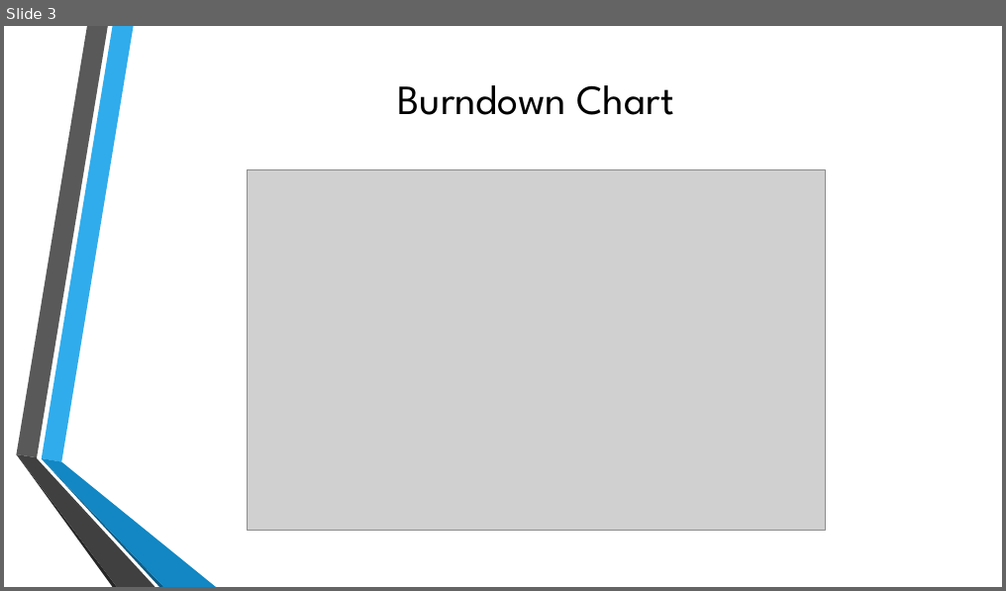
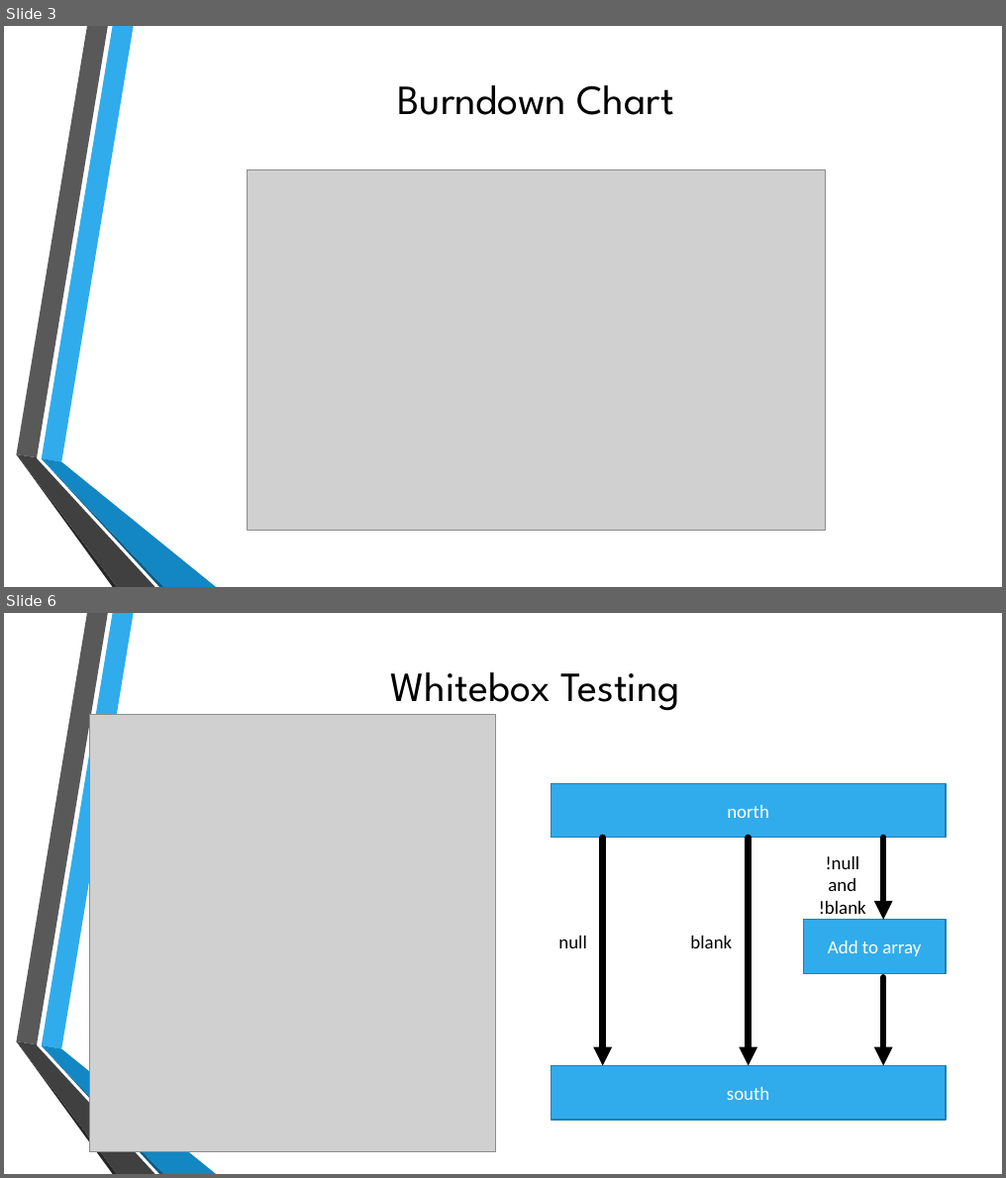
Before and after one commit to CS360-Team4/SumFunGame, a slide deck: Sprint 3/Sprint3Presentation.pptx. Shown one above the other, each under a label of ours: slide 3 before the commit, slides 3 and 6 after it; the slides between them are not shown. The pictures are 1006x591 and 1006x1178 pixels, drawn with LibreOffice and Linux fonts; fonts in the diff are those of the drawing; grey boxes stand for pictures; background and template pictures are left out. Boxes give left, top, right and bottom in pixels: in the first picture for what was removed or moved away, otherwise in the second. Text is boxed around its words. In the diff, an @@ line names an element or a change of style, - is before the commit and + after.

```diff
--- a/Sprint 3/Sprint3Presentation.pptx
+++ b/Sprint 3/Sprint3Presentation.pptx
@@ slide 6 added at [4,613,1002,1174], background picture (left out); not listed: 6 template elements that a slide beside it also shows @@
@@ title added at [391,672,680,711], 40 pt, text #000000 @@
+Whitebox Testing
@@ picture added at [89,714,495,1152] @@
@@ rectangle added at [551,783,945,838], fill #30ACEC, outline #247FAF 1.25 pt, 18 pt, text #FFFFFF @@
+north
@@ arrow added from (603, 838) to (603, 1065), #000000 6 pt @@
@@ arrow added from (748, 838) to (748, 1065), #000000 6 pt @@
@@ arrow added from (884, 838) to (884, 920), #000000 6 pt @@
@@ text added at [819,857,866,914], 18 pt, text #000000 @@
+!null and
+!blank
@@ text added at [558,936,586,949], 18 pt, text #000000 @@
+null
@@ text added at [690,936,732,949], 18 pt, text #000000 @@
+blank
@@ rectangle added at [804,920,945,973], fill #30ACEC, outline #247FAF 1.25 pt, 18 pt, text #FFFFFF @@
+Add to array
@@ arrow added from (884, 977) to (884, 1065), #000000 6 pt @@
@@ rectangle added at [551,1065,945,1120], fill #30ACEC, outline #247FAF 1.25 pt, 18 pt, text #FFFFFF @@
+south
```
Also in this commit, not shown: 1 slide changed, 3 other slides added, 1 slide removed.
